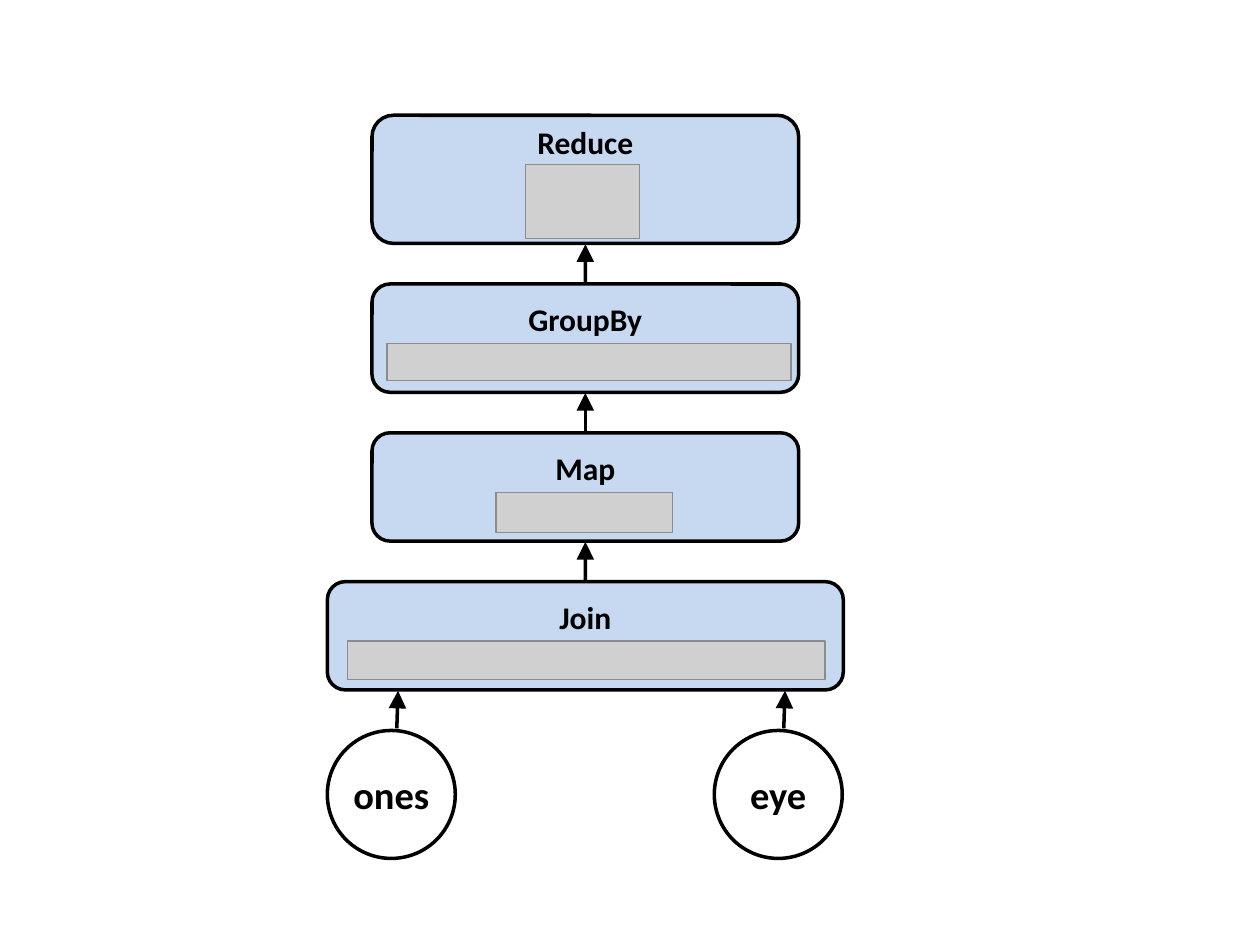
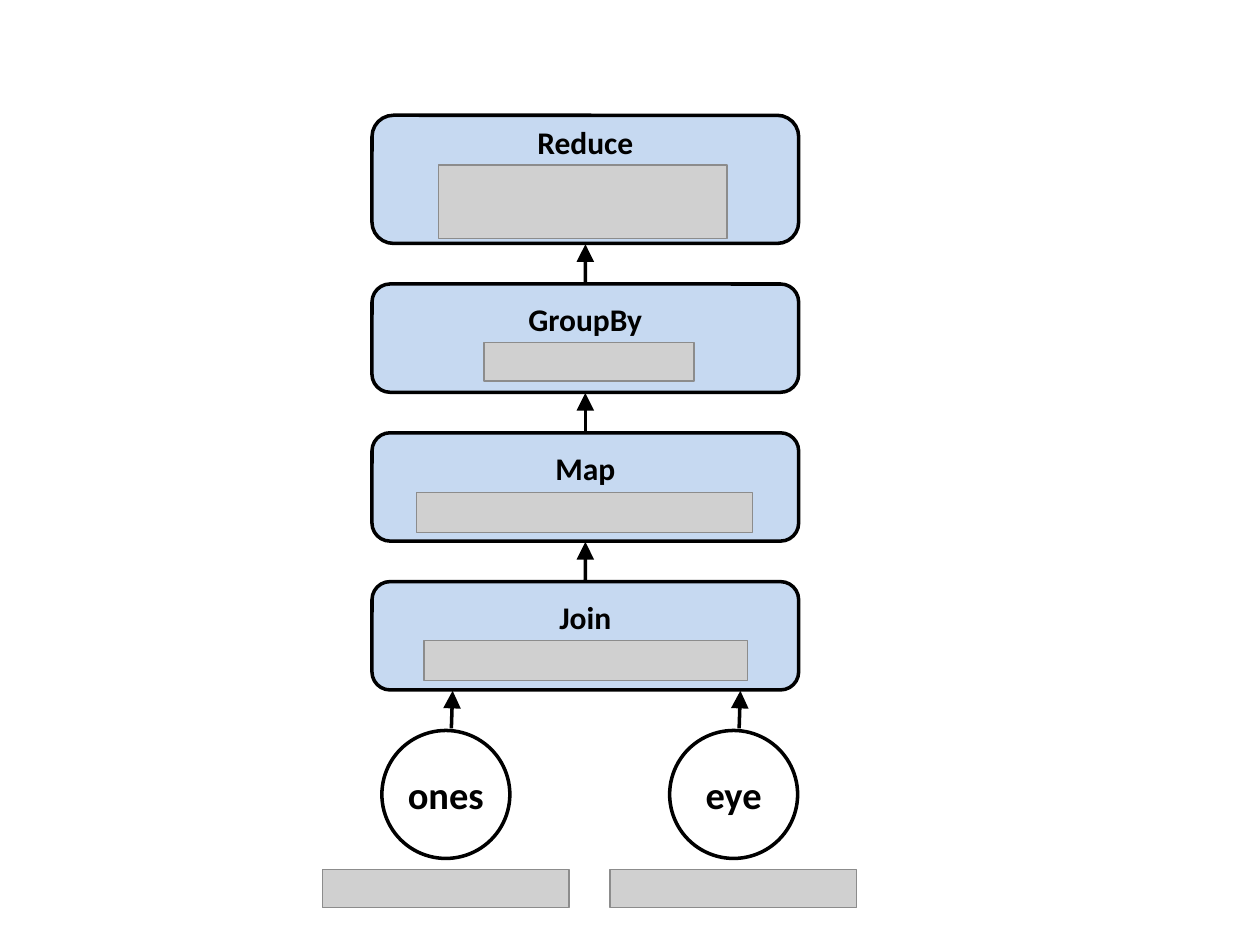
Before and after one commit to tillrohrmann/masterthesis, a slide deck: slide 1 of presentation/resources/als-dataflow.pptx. Drawn at 1260x945 pixels with LibreOffice and Linux fonts; fonts in the diff are those of the drawing; grey boxes stand for pictures. Boxes give left, top, right and bottom in pixels: in the first picture for what was removed or moved away, otherwise in the second. Text is boxed around its words. In the diff, an @@ line names an element or a change of style, - is before the commit and + after.

Commit message:
Presentation finished

```diff
--- a/presentation/resources/als-dataflow.pptx
+++ b/presentation/resources/als-dataflow.pptx
@@ picture: place and size @@
-picture at box(525, 165, 639, 238)
+picture at box(438, 165, 727, 238)
@@ picture: place and size @@
-picture at box(387, 344, 791, 381)
+picture at box(484, 343, 694, 382)
@@ picture: place and size @@
-picture at box(496, 493, 673, 533)
+picture at box(417, 493, 753, 533)
@@ rounded rectangle "Join": place and size @@
-rounded rectangle "Join" at box(328, 582, 843, 690)
+rounded rectangle "Join" at box(372, 582, 799, 690)
@@ picture: place and size @@
-picture at box(348, 641, 825, 680)
+picture at box(425, 640, 748, 680)
@@ arrow moved from (397, 728) - (398, 690) to (451, 728) - (452, 690) @@
@@ arrow moved from (784, 728) - (785, 690) to (740, 728) - (741, 690) @@
@@ ellipse "ones": place and size @@
-ellipse "ones" at box(328, 731, 456, 859)
+ellipse "ones" at box(382, 731, 510, 859)
@@ ellipse "eye": place and size @@
-ellipse "eye" at box(714, 731, 843, 859)
+ellipse "eye" at box(669, 731, 798, 859)
@@ picture added at box(323, 869, 570, 908) @@
@@ picture added at box(610, 869, 857, 908) @@
```
Also in this commit, not shown: 12 other files.
